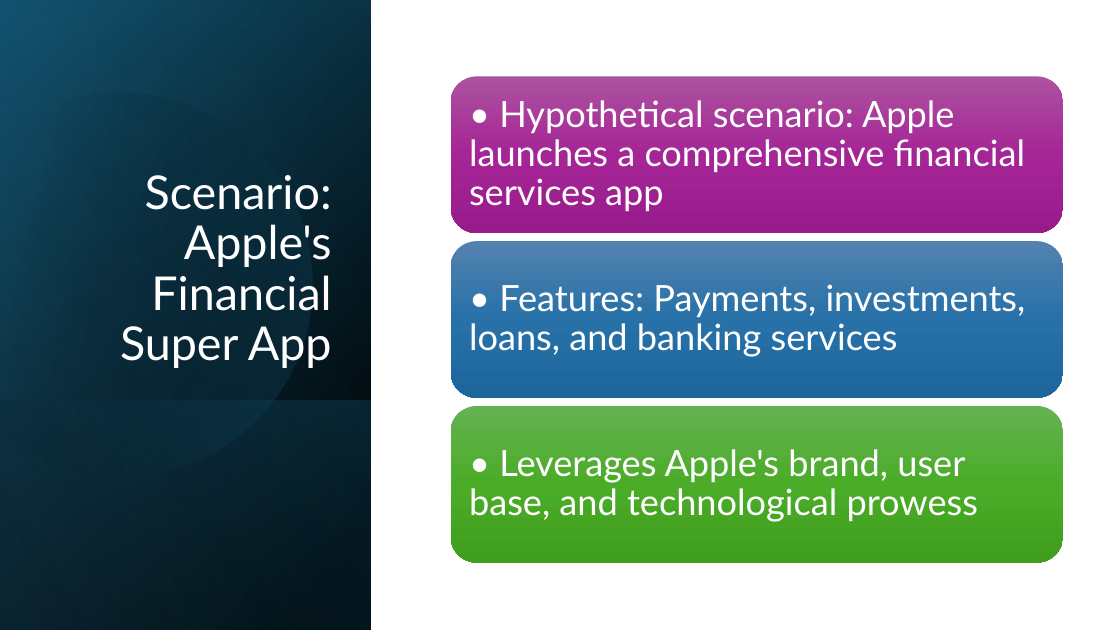
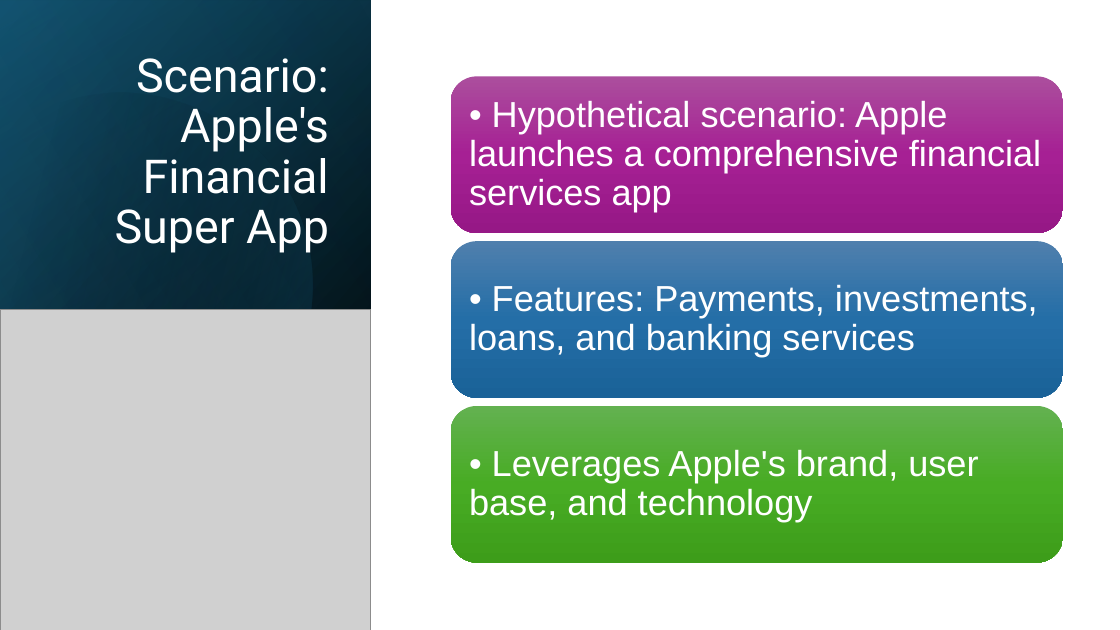
Before and after one commit to bredeespelid/Master_NHH, a slide deck: slide 3 of BAN425/The Rise of Business Risk in Banking.pptx. Drawn at 1120x630 pixels with LibreOffice and Linux fonts; fonts in the diff are those of the drawing; grey boxes stand for pictures. Boxes give left, top, right and bottom in pixels: in the first picture for what was removed or moved away, otherwise in the second. Text is boxed around its words. In the diff, an @@ line names an element or a change of style, - is before the commit and + after.

```diff
--- a/BAN425/The Rise of Business Risk in Banking.pptx
+++ b/BAN425/The Rise of Business Risk in Banking.pptx
@@ rectangle at bbox=[0, 0, 371, 630]: fill gradient #000000 to #104862 to gradient #000000 to #0F4861 @@
@@ rectangle at bbox=[0, 0, 371, 630]: fill gradient #000000 to #46B1E1 to gradient #000000 to #43AFE2 @@
@@ title "Scenario: Apple's Financial Super App": place and size @@
-title "Scenario: Apple's Financial Super App" at bbox=[120, 175, 332, 368]
+title "Scenario: Apple's Financial Super App" at bbox=[115, 58, 329, 253]
@@ title "Scenario: Apple's Financial Super App" at bbox=[115, 58, 329, 253]: font Lato to Roboto @@
@@ rounded rectangle at bbox=[450, 76, 1063, 233]: fill gradient #AC53A0 to #A62598 to #991C8B to gradient #AB4E9D to #A62094 to #961886; proportions changed @@
@@ text "• Hypothetical scenario: Apple launches ..." at bbox=[469, 100, 1042, 212]: font Lato to Arial; less space between paragraphs @@
@@ rounded rectangle at bbox=[450, 241, 1063, 397]: fill gradient #5382AF to #2772A9 to #1D669C to gradient #4F7FAD to #246EA7 to #1A6298; proportions changed @@
@@ text "• Features: Payments, investments, loans, ..." at bbox=[469, 284, 1038, 357]: font Lato to Arial; less space between paragraphs @@
@@ picture added at bbox=[0, 309, 371, 630] @@
@@ rounded rectangle at bbox=[450, 406, 1063, 562]: fill gradient #66B354 to #4BAD28 to #409F1E to gradient #63B150 to #48AC24 to #3D9D1A; proportions changed @@
@@ text at bbox=[469, 449, 978, 522]: text changed; font Lato to Arial @@
-• Leverages Apple's brand, user base, and technological prowess
+• Leverages Apple's brand, user base, and technology
```
Also in this commit, not shown: 8 other slides changed, 2 slides added, 1 slide removed, 1 other file.
